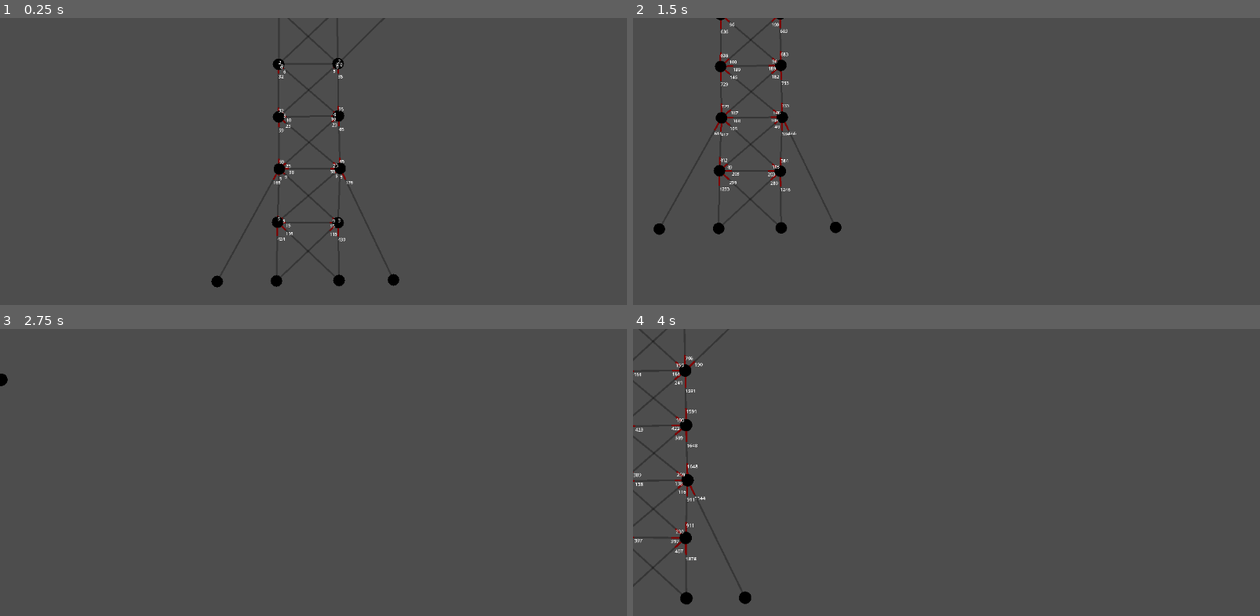
Above: before the commit, frames 1-4 (two rows, left to right).
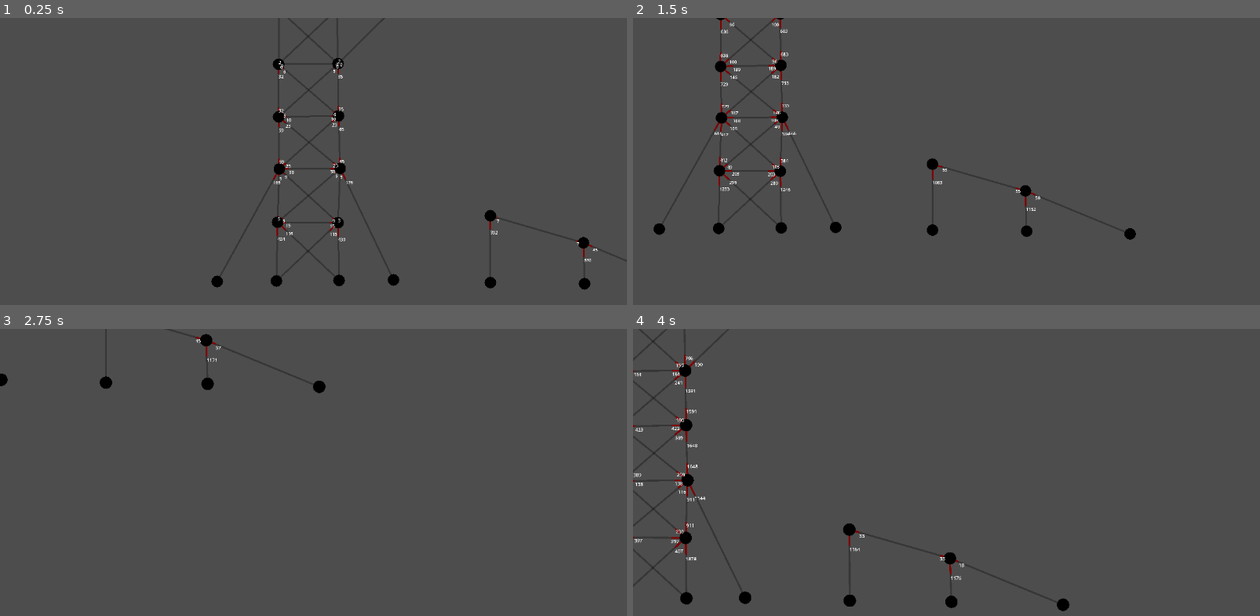
Above: after the commit, the same moments.

Repository: Thomas737/Truss-Calculations
Game: Godot game, scene res://2D Sim/main.tscn
The game is run twice, just before and just after one commit, with the same random seed, the same clock (stepped at 60 frames per second) and the same inputs. The project has no main scene, so this scene is started directly.
Inputs (mouse positions are in pixels of both pictures, inside the frame that each line leads up to):
- Up to frame 1 (0.25 s): no input
- Up to frame 2 (1.5 s): move the mouse to (1084, 175) at 0.52 s; hold Right (ui_right) 0.53-1.28 s; tap . (zoom_in) at 0.6 s; move the mouse to (821, 210) at 1.27 s; hold Down (ui_down) from 1.28 s (still down); tap , (zoom_out) at 1.35 s
- Up to frame 3 (2.75 s): move the mouse to (376, 426) at 2.02 s; release Down (ui_down) at 2.03 s; hold Right (ui_right) from 2.03 s (still down); tap . (zoom_in) at 2.1 s
- Up to frame 4 (4 s): move the mouse to (915, 575) at 2.77 s; release Right (ui_right) at 2.78 s; hold Up (ui_up) 2.78-3.53 s; tap , (zoom_out) at 2.85 s; move the mouse to (1134, 558) at 3.52 s; hold Left (ui_left) from 3.53 s (still down); tap . (zoom_in) at 3.6 s

The runs differ from the first frame. In frame 1, 0.3% of the frame differs, in the area x 77-96%, y 66-95%; in frame 2, 0.4%; in frame 3, 0.3%; in frame 4, 0.4%, in the area x 33-70%, y 67-99%.

Commit message:
Mechanical Sprint 2

Diff:
--- a/Numerical Truss/2D Sim/main.tscn
+++ b/Numerical Truss/2D Sim/main.tscn
@@ -85,5 +85,26 @@
 position = Vector2(-177, 161)
 static_joint = true
 
+[node name="0ML2" parent="JointContainer" instance=ExtResource("1_hu3ah")]
+position = Vector2(325, 163)
+static_joint = true
+
+[node name="0ML3" parent="JointContainer" instance=ExtResource("1_hu3ah")]
+position = Vector2(498, 165)
+static_joint = true
+
+[node name="Joint" parent="JointContainer" node_paths=PackedStringArray("double_connected_joints") instance=ExtResource("1_hu3ah")]
+position = Vector2(325, 39)
+double_connected_joints = [NodePath("../0ML2")]
+
+[node name="Joint2" parent="JointContainer" node_paths=PackedStringArray("single_connected_joints", "double_connected_joints") instance=ExtResource("1_hu3ah")]
+position = Vector2(496, 89)
+single_connected_joints = [NodePath("../Joint"), NodePath("../0R3")]
+double_connected_joints = [NodePath("../0ML3")]
+
+[node name="0R3" parent="JointContainer" instance=ExtResource("1_hu3ah")]
+position = Vector2(688, 170)
+static_joint = true
+
 [node name="MainCamera" type="Camera2D" parent="."]
 script = ExtResource("3_5c3sv")
